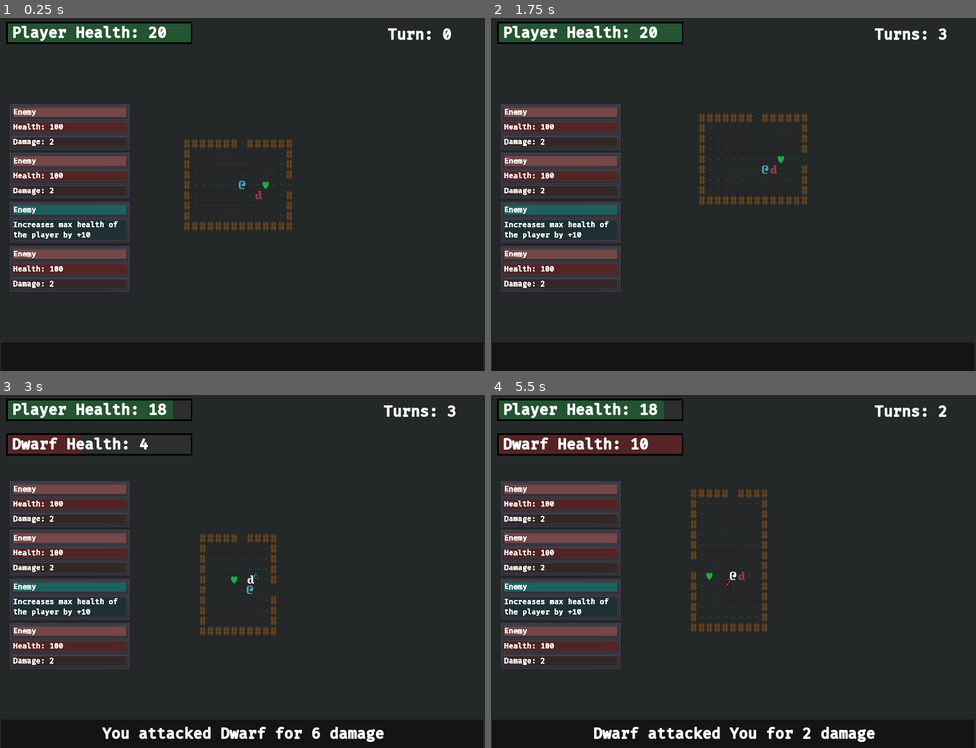
Above: before the commit, frames 1-4 (two rows, left to right).
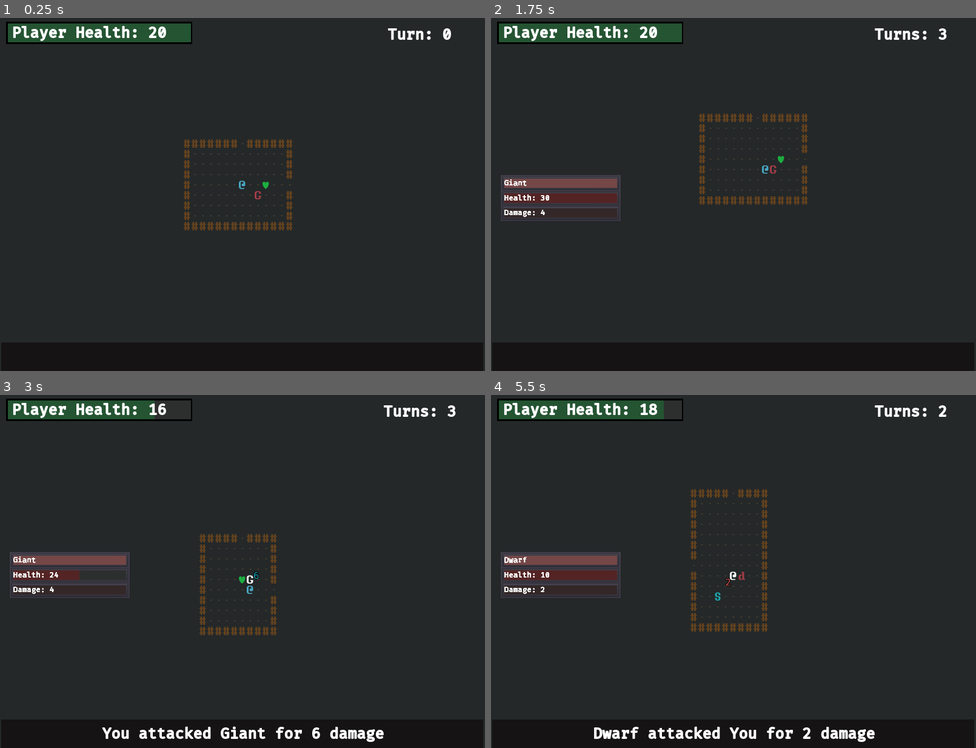
Above: after the commit, the same moments.

Repository: ZenCoderGames/ZRoguelikeGame
Game: Godot game, scene res://scene/main/MainScene.tscn
The game is run twice, just before and just after one commit, with the same random seed, the same clock (stepped at 60 frames per second) and the same inputs.
Inputs:
- Up to frame 1 (0.25 s): no input
- Up to frame 2 (1.75 s): hold Right (move_right) 0.53-1.28 s; tap S (cam_move_down) at 0.6 s; tap Enter at 1.25 s; hold Down (move_down) from 1.28 s (still down); tap A (cam_move_left) at 1.35 s
- Up to frame 3 (3 s): tap R (reset_dungeon) at 2 s; release Down (move_down) at 2.03 s; hold Right (move_right) 2.03-2.78 s; tap D (cam_move_right) at 2.1 s; hold Up (move_up) from 2.78 s (still down); tap W (cam_move_up) at 2.85 s
- Up to frame 4 (5.5 s): release Up (move_up) at 3.53 s; hold Left (move_left) 3.53-5.03 s; tap Q (cam_zoom_in) at 3.6 s; tap R (reset_dungeon) at 4.25, 5 s; tap E (cam_zoom_out) at 4.35 s; hold Down (move_down) from 5.03 s (still down); tap S (cam_move_down) at 5.1 s

The runs differ from the first frame. In frame 1, 7.3% of the frame differs, in the area x 2-54%, y 24-78%; in frame 2, 8.1%; in frame 3, 9.6%; in frame 4, 11%, in the area x 1-48%, y 10-78%.

Commit message:
InfoPanel

Diff:
--- a/entity/Dwarf.tscn
+++ b/entity/Dwarf.tscn
@@ -2,7 +2,7 @@
 
 [ext_resource path="res://resource/curses_vector_24x36.png" type="Texture" id=1]
 [ext_resource path="res://scripts/battle/instance/EnemyCharacter.gd" type="Script" id=2]
-[ext_resource path="res://scene/gui/DamageText.tscn" type="PackedScene" id=3]
+[ext_resource path="res://ui/battle/DamageText.tscn" type="PackedScene" id=3]
 
 [sub_resource type="AtlasTexture" id=1]
 flags = 4
--- a/entity/Giant.tscn
+++ b/entity/Giant.tscn
@@ -1,7 +1,7 @@
 [gd_scene load_steps=5 format=2]
 
 [ext_resource path="res://resource/curses_vector_24x36.png" type="Texture" id=1]
-[ext_resource path="res://scene/gui/DamageText.tscn" type="PackedScene" id=2]
+[ext_resource path="res://ui/battle/DamageText.tscn" type="PackedScene" id=2]
 [ext_resource path="res://scripts/battle/instance/EnemyCharacter.gd" type="Script" id=3]
 
 [sub_resource type="AtlasTexture" id=1]
--- a/entity/Player.tscn
+++ b/entity/Player.tscn
@@ -2,7 +2,7 @@
 
 [ext_resource path="res://resource/curses_vector_24x36.png" type="Texture" id=1]
 [ext_resource path="res://scripts/battle/instance/PlayerCharacter.gd" type="Script" id=2]
-[ext_resource path="res://scene/gui/DamageText.tscn" type="PackedScene" id=3]
+[ext_resource path="res://ui/battle/DamageText.tscn" type="PackedScene" id=3]
 
 [sub_resource type="AtlasTexture" id=1]
 flags = 4
--- a/resource/characters.json
+++ b/resource/characters.json
@@ -52,7 +52,7 @@
 				"actions": ["MOVE_PATHFIND", "MELEE_ATTACK"]
 			},
 			{
-				"disable": true,
+				"#disable": true,
 				"id": "GIANT_00",
 				"displayName": "Giant",
 				"path": "entity/Giant.tscn",
--- a/resource/items.json
+++ b/resource/items.json
@@ -3,7 +3,7 @@
 		{
 			"id": "SWORD_00",
 			"name": "Basic Sword",
-			"description": "Just a simple sword",
+			"description": "Just a simple sword (+2 damage)",
 			"path": "entity/items/Item_BasicSword.tscn",
 			"type": "EQUIPABLE",
 			"stats": [
@@ -16,7 +16,7 @@
 		{
 			"id": "SWORD_01",
 			"name": "Heavy Sword",
-			"description": "A heavier more powerful sword",
+			"description": "A heavier more powerful sword (+4 damage)",
 			"path": "entity/items/Item_HeavySword.tscn",
 			"type": "EQUIPABLE",
 			"stats": [
@@ -29,7 +29,7 @@
 		{
 			"id": "ARMOR_00",
 			"name": "Cloth Armor",
-			"description": "Simple clothing to protect you",
+			"description": "Simple clothing to protect you (+1 armor)",
 			"path": "entity/items/Item_ClothArmor.tscn",
 			"type": "EQUIPABLE",
 			"stats": [
@@ -41,8 +41,8 @@
 		},
 		{
 			"id": "HEALTH_POTION_00",
-			"name": "Small Health Potion",
-			"description": "A tiny health potion",
+			"name": "Small Health Potion (Consumable)",
+			"description": "A tiny health potion (+10 health)",
 			"path": "entity/items/Item_SmallHealingPotion.tscn",
 			"type": "CONSUMABLE",
 			"statModifiers": [
@@ -54,8 +54,8 @@
 		},
 		{
 			"id": "HEALTH_UPGRADE_00",
-			"name": "Blessing of health",
-			"description": "A boost to base health",
+			"name": "Blessing of health (Perk)",
+			"description": "A boost to base health (+10 max health)",
 			"path": "entity/items/Item_HealthUpgrade.tscn",
 			"type": "CONSUMABLE",
 			"statModifiers": [
--- a/scene/gui/MainGUI.tscn
+++ b/scene/gui/MainGUI.tscn
@@ -1,9 +1,7 @@
-[gd_scene load_steps=5 format=2]
+[gd_scene load_steps=3 format=2]
 
 [ext_resource path="res://themes/guiTheme.tres" type="Theme" id=1]
 [ext_resource path="res://scripts/battle/ui/BattleUI.gd" type="Script" id=2]
-[ext_resource path="res://scene/gui/CharacterUI.tscn" type="PackedScene" id=3]
-[ext_resource path="res://scene/gui/ItemUI.tscn" type="PackedScene" id=4]
 
 [node name="MainGUI" type="Control"]
 margin_right = 800.0
@@ -141,36 +139,10 @@
 align = 1
 valign = 1
 
-[node name="VBoxContainer" type="VBoxContainer" parent="."]
+[node name="InfoPanel" type="VBoxContainer" parent="."]
 margin_left = 15.0
 margin_top = 150.0
 margin_right = 415.0
 margin_bottom = 809.0
 rect_scale = Vector2( 0.5, 0.5 )
 alignment = 1
-
-[node name="PanelContainer" parent="VBoxContainer" instance=ExtResource( 3 )]
-margin_top = 17.0
-margin_right = 400.0
-margin_bottom = 174.0
-
-[node name="PanelContainer2" parent="VBoxContainer" instance=ExtResource( 3 )]
-margin_top = 178.0
-margin_right = 400.0
-margin_bottom = 335.0
-
-[node name="PanelContainer3" parent="VBoxContainer" instance=ExtResource( 3 )]
-visible = false
-margin_top = 322.0
-margin_right = 200.0
-margin_bottom = 479.0
-
-[node name="PanelContainer5" parent="VBoxContainer" instance=ExtResource( 4 )]
-margin_top = 339.0
-margin_right = 400.0
-margin_bottom = 481.0
-
-[node name="PanelContainer4" parent="VBoxContainer" instance=ExtResource( 3 )]
-margin_top = 485.0
-margin_right = 400.0
-margin_bottom = 642.0
--- a/scripts/battle/data/DungeonDataManager.gd
+++ b/scripts/battle/data/DungeonDataManager.gd
@@ -56,5 +56,4 @@
 	return enemyDataList[randi() % enemyDataList.size()]
 
 func get_random_item_data():
-	return itemDataList[4]
-	#return itemDataList[randi() % itemDataList.size()]
+	return itemDataList[randi() % itemDataList.size()]
--- a/scripts/battle/data/items/ItemData.gd
+++ b/scripts/battle/data/items/ItemData.gd
@@ -15,7 +15,7 @@
 		}"""
 
 var id:String
-var name:String
+var displayName:String
 var description:String
 var path:String
 var statDataList:Array
@@ -27,7 +27,7 @@
 
 func _init(itemDataJS, actionDataMap):
 	id = itemDataJS["id"]
-	name = itemDataJS["name"]
+	displayName = itemDataJS["name"]
 	description = itemDataJS["description"]
 	path = itemDataJS["path"]
 	var itemType = itemDataJS["type"]
--- a/scripts/battle/instance/Character.gd
+++ b/scripts/battle/instance/Character.gd
@@ -19,6 +19,7 @@
 var prevRoom = null
 
 signal OnCharacterMove(x, y)
+signal OnCharacterMoveToCell()
 signal OnCharacterRoomChanged(newRoom)
 signal OnStatChanged(character)
 signal OnDeath()
@@ -78,6 +79,7 @@
 		prevRoom = currentRoom
 		emit_signal("OnCharacterRoomChanged", cell.room)
 	currentRoom = cell.room
+	emit_signal("OnCharacterMoveToCell")
 
 # STATS
 func get_stat_value(statType):
@@ -131,6 +133,7 @@
 	for stat in stats:
 		if stat.type == statModifierData.type:
 			stat.baseValue = stat.baseValue + statModifierData.baseValue
+			stat.value = stat.value + statModifierData.baseValue
 			stat.value = stat.value + statModifierData.value
 			stat.value = clamp(stat.value, 0, stat.baseValue)
 			emit_signal("OnStatChanged", self)
--- a/scripts/battle/instance/Dungeon.gd
+++ b/scripts/battle/instance/Dungeon.gd
@@ -8,6 +8,7 @@
 signal OnTurnCompleted()
 signal OnAttack(attacker, defender, damageValue)
 signal OnKill(attacker, defender)
+signal OnEnemyMovedAdjacentToPlayer(enemy)
 
 var rooms:Array = []
 const intersectionBuffer:int = 0
@@ -217,6 +218,11 @@
 
 	startRoom.generate_items(1)
 
+	for room in rooms:
+		if !room.isStartRoom:
+			room.generate_items(randi() % 2)
+			#room.generate_enemies(1)
+
 func _init_player():
 	var cell:DungeonCell = rooms[0].get_safe_starting_cell()
 	player = load_character(loadedScenes, cell, dataManager.playerData, Constants.ENTITY_TYPE.DYNAMIC, Constants.pc, Constants.TEAM.PLAYER)
@@ -283,7 +289,7 @@
 
 func load_item(parentContainer, cell, itemData, entityType, groupName):
 	var itemPrefab := load(str("res://", itemData.path))
-	var itemObject = Utils.create_scene(parentContainer, itemData.name, itemPrefab, groupName, cell)
+	var itemObject = Utils.create_scene(parentContainer, itemData.displayName, itemPrefab, groupName, cell)
 	cell.init_entity(itemObject, entityType)
 	itemObject.init(itemData, cell)
 	return itemObject
--- a/scripts/battle/instance/DungeonCell.gd
+++ b/scripts/battle/instance/DungeonCell.gd
@@ -161,11 +161,20 @@
 func is_middle_of_bot_edge():
 	return is_bot_edge() and col == room.maxCols/2
 
-func is_x_adjacent(cell):
-	return abs(pos.x - cell.pos.x) == Constants.STEP_X+1
+func is_x_adjacent(newCell):
+	return abs(pos.x - newCell.pos.x) == Constants.STEP_X+1
 
-func is_y_adjacent(cell):
-	return abs(pos.y - cell.pos.y) == Constants.STEP_Y+1
+func is_y_adjacent(newCell):
+	return abs(pos.y - newCell.pos.y) == Constants.STEP_Y+1
+
+func is_row_adjacent(newCell):
+	return abs(row - newCell.row) == 1
+
+func is_col_adjacent(newCell):
+	return abs(col - newCell.col) == 1
+
+func is_rowcol_adjacent(cell):
+	return is_row_adjacent(cell) or is_col_adjacent(cell)
 
 func is_x_identical(cell):
 	return abs(pos.x - cell.pos.x) == 0
--- a/scripts/battle/instance/DungeonRoom.gd
+++ b/scripts/battle/instance/DungeonRoom.gd
@@ -319,6 +319,9 @@
 
 # HELPERS
 func get_cell(r:int, c:int):
+	if r<0 or c<0 or r>=maxRows or c>=maxCols:
+		return null
+
 	return cells[r * maxCols + c]
 
 func get_safe_starting_cell():
--- a/scripts/battle/instance/EnemyCharacter.gd
+++ b/scripts/battle/instance/EnemyCharacter.gd
@@ -10,3 +10,10 @@
 		if action.can_execute():
 			action.execute()
 			break
+
+func move_to_cell(newCell):
+	.move_to_cell(newCell)
+
+	if Dungeon.player!=null:
+		if(newCell.is_rowcol_adjacent(Dungeon.player.cell)):
+			Dungeon.emit_signal("OnEnemyMovedAdjacentToPlayer", self)
--- a/scripts/battle/instance/PlayerCharacter.gd
+++ b/scripts/battle/instance/PlayerCharacter.gd
@@ -1,6 +1,13 @@
 extends Character
 
 class_name PlayerCharacter
+
+signal OnNearbyEntityFound(entity)
+
+func init(charData, teamVal):
+	.init(charData, teamVal)
+
+	Dungeon.connect("OnEnemyMovedAdjacentToPlayer", self, "on_enemy_moved_adjacent")
 
 func update():
 	.update()
@@ -12,3 +19,22 @@
 		return
 
 	.take_damage(entity, dmg)
+
+func move_to_cell(newCell):
+	.move_to_cell(newCell)
+
+	check_for_nearby_entities()
+
+func on_enemy_moved_adjacent(enemy):
+	check_for_nearby_entities()
+
+func check_for_nearby_entities():
+	notify_if_nearby_entity(cell.row-1, cell.col)
+	notify_if_nearby_entity(cell.row+1, cell.col)
+	notify_if_nearby_entity(cell.row, cell.col-1)
+	notify_if_nearby_entity(cell.row, cell.col+1)
+
+func notify_if_nearby_entity(r:int, c:int):
+	var cell = currentRoom.get_cell(r, c)
+	if cell!=null and cell.has_entity() and cell.is_entity_type(Constants.ENTITY_TYPE.DYNAMIC):
+		emit_signal("OnNearbyEntityFound", cell.entityObject)
--- a/scripts/battle/instance/items/Item.gd
+++ b/scripts/battle/instance/items/Item.gd
@@ -22,3 +22,9 @@
 	if cell.entityObject!=null:
 		cell.entityObject.hide()
 	cell.clear_entity()
+
+func get_display_name():
+	return data.displayName
+
+func get_description():
+	return data.description
--- a/scripts/battle/ui/BattleUI.gd
+++ b/scripts/battle/ui/BattleUI.gd
@@ -6,14 +6,16 @@
 # details
 onready var detailsUI:Node = get_node("DetailsUI")
 onready var detailsLabel:Label = get_node("DetailsUI/DetailsLabel")
-# health
+# player health
 onready var healthBar:ColorRect = get_node("PlayerStats/PlayerHealth/HealthBar")
 onready var healthLabel:Label = get_node("PlayerStats/PlayerHealth/HealthLabel")
 var originalHealthRect:Vector2
-onready var enemyHealthUI:Node = get_node("PlayerStats/EnemyHealth")
-onready var enemyHealthBar:ColorRect = get_node("PlayerStats/EnemyHealth/HealthBar")
-onready var enemyHealthLabel:Label = get_node("PlayerStats/EnemyHealth/HealthLabel")
+# info panel
+onready var infoPanel:Node = get_node("InfoPanel")
+var infoPanelObjects:Array = []
 var registeredEnemies:Dictionary = {}
+const CharacterUI := preload("res://ui/battle/CharacterUI.tscn")
+const ItemUI := preload("res://ui/battle/ItemUI.tscn")
 # death UI
 onready var deathUI:Node = get_node("DeathUI")
 
@@ -33,6 +35,8 @@
 	Dungeon.player.connect("OnStatChanged", self, "_on_player_stat_changed")
 	Dungeon.player.connect("OnDeath", self, "_on_player_death")
 
+	Dungeon.player.connect("OnCharacterMoveToCell", self, "_on_player_move")
+	Dungeon.player.connect("OnNearbyEntityFound", self, "_on_entity_nearby")
 	Dungeon.player.connect("OnItemPicked", self, "_on_item_picked")
 
 	_on_player_stat_changed(Dungeon.player)
@@ -41,10 +45,11 @@
 	turnLabel.text = str("Turns: ", Dungeon.turnsTaken)
 
 func _on_attack(attacker, defender, damage):
-	#detailsUI.visible = true
-	enemyHealthUI.visible = true
 	detailsLabel.text = str(attacker.displayName, " attacked ", defender.displayName, " for ", damage, " damage")
 
+	#_refresh_info_panel()
+
+	""""
 	if defender.team==Constants.TEAM.ENEMY and !registeredEnemies.has(defender):
 		defender.connect("OnStatChanged", self, "_on_enemy_stat_changed")
 		registeredEnemies[defender] = true
@@ -52,19 +57,21 @@
 	if defender.team==Constants.TEAM.ENEMY:
 		_on_enemy_stat_changed(defender)
 	else:
-		_on_enemy_stat_changed(attacker)
+		_on_enemy_stat_changed(attacker)"""
 
 func _on_kill(attacker, defender):
+	# Info panel
+	_info_panel_handle_death(defender)
+
+	# Details panel
 	detailsUI.visible = true
 	detailsLabel.text = str(attacker.displayName, " killed ", defender.displayName)
-	if defender.team==Constants.TEAM.ENEMY:
-		enemyHealthUI.visible = false
 	yield(get_tree().create_timer(1), "timeout")
 	detailsUI.visible = false
 
 func _on_item_picked(item):
 	detailsUI.visible = true
-	detailsLabel.text = str(item.data.name, " picked up ")
+	detailsLabel.text = str(item.data.displayName, " picked up ")
 	yield(get_tree().create_timer(1), "timeout")
 	detailsUI.visible = false
 
@@ -74,11 +81,52 @@
 	var pctHealth:float = float(character.get_health())/float(character.get_max_health())
 	healthBar.rect_size = Vector2(pctHealth * originalHealthRect.x, originalHealthRect.y)
 
-func _on_enemy_stat_changed(character:Character):
-	# Update Health
-	enemyHealthLabel.text = str(character.displayName, " Health: ", character.get_health())
-	var pctHealth:float = float(character.get_health())/float(character.get_max_health())
-	enemyHealthBar.rect_size = Vector2(pctHealth * originalHealthRect.x, originalHealthRect.y)
-
 func _on_player_death():
 	deathUI.visible = true
+
+# INFO PANEL
+func _on_player_move():
+	for infoObject in infoPanelObjects:
+		infoPanel.remove_child(infoObject)
+		if weakref(infoObject).get_ref():
+			infoObject.queue_free()
+
+	infoPanelObjects.clear()
+
+func _on_entity_nearby(entity):
+	if _info_panel_has_entity(entity):
+		return
+
+	if entity is Character:
+		var newCharUI = CharacterUI.instance()
+		infoPanel.add_child(newCharUI)
+		infoPanelObjects.append(newCharUI)
+		newCharUI.init(entity)
+	elif entity is Item:
+		var newItemUI = ItemUI.instance()
+		infoPanel.add_child(newItemUI)
+		infoPanelObjects.append(newItemUI)
+		newItemUI.init(entity)
+
+func _refresh_info_panel():
+	for infoObject in infoPanelObjects:
+		infoObject.update_ui()
+
+func _info_panel_handle_death(character):
+	for infoObject in infoPanelObjects:
+		if !weakref(infoObject).get_ref():
+			continue
+
+		if infoObject.has_entity(character):
+			infoPanel.remove_child(infoObject)
+			infoObject.queue_free()
+
+func _info_panel_has_entity(entity):
+	for infoObject in infoPanelObjects:
+		if !weakref(infoObject).get_ref():
+			continue
+
+		if infoObject.has_entity(entity):
+			return true
+
+	return false
--- a/scripts/battle/ui/CharacterUI.gd
+++ b/scripts/battle/ui/CharacterUI.gd
@@ -1,8 +1,41 @@
 extends Node
 
-onready var entityHealthBar:ColorRect = get_node("HealthBar")
-onready var entityHealthLabel:Label = get_node("HealthLabel")
+onready var baseContainer:PanelContainer = get_node(".")
+onready var nameLabel:Label = get_node("VBoxContainer/PanelContainer/NameLabel")
+onready var healthBar:ColorRect = get_node("VBoxContainer/PanelContainer3/HealthBar")
+onready var healthLabel:Label = get_node("VBoxContainer/PanelContainer3/HealthLabel")
+onready var descLabel:Label = get_node("VBoxContainer/PanelContainer2/DescLabel")
+
+export var baseContainerFlashColor:Color
+export var healthBarFlashColor:Color
+
+var originalHealthRect
+var originalHealthBarColor:Color
+var character:Character
+
+func _ready():
+	originalHealthRect = healthBar.rect_size
+	originalHealthBarColor = healthBar.color
 
 func init(entityObj):
-	# TODO: Populate this list for enemy and items
-	pass
+	character = entityObj as Character
+	nameLabel.text = character.displayName
+	descLabel.text = str("Damage: ", character.get_damage())
+	character.connect("OnStatChanged", self, "_on_stat_changed")
+	_update_ui()
+
+func _on_stat_changed(characterRef):
+	baseContainer.self_modulate = baseContainerFlashColor
+	healthBar.color = healthBarFlashColor
+	yield(get_tree().create_timer(0.075), "timeout")
+	_update_ui()
+	healthBar.color = originalHealthBarColor
+	baseContainer.self_modulate = Color.white
+
+func _update_ui():
+	healthLabel.text = str("Health: ", character.get_health())
+	var pctHealth:float = float(character.get_health())/float(character.get_max_health())
+	healthBar.rect_size = Vector2(pctHealth * originalHealthRect.x, originalHealthRect.y)
+
+func has_entity(entity):
+	return character == entity
--- a/scripts/battle/ui/ItemUI.gd
+++ b/scripts/battle/ui/ItemUI.gd
@@ -1,8 +1,14 @@
 extends Node
 
-onready var entityHealthBar:ColorRect = get_node("HealthBar")
-onready var entityHealthLabel:Label = get_node("HealthLabel")
+onready var nameLabel:Label = get_node("VBoxContainer/PanelContainer/NameLabel")
+onready var descLabel:Label = get_node("VBoxContainer/PanelContainer3/DescLabel")
+
+var item:Item
 
 func init(entityObj):
-	# TODO: Populate this list for enemy and items
-	pass
+	item = entityObj as Item
+	nameLabel.text = item.get_display_name()
+	descLabel.text = item.get_description()
+
+func has_entity(entity):
+	return item == entity
--- a/scene/gui/CharacterUI.tscn
+++ b/ui/battle/CharacterUI.tscn
@@ -1,11 +1,15 @@
-[gd_scene load_steps=2 format=2]
+[gd_scene load_steps=3 format=2]
 
 [ext_resource path="res://themes/guiTheme.tres" type="Theme" id=1]
+[ext_resource path="res://scripts/battle/ui/CharacterUI.gd" type="Script" id=2]
 
 [node name="PanelContainer" type="PanelContainer"]
 margin_top = 112.0
 margin_right = 300.0
 margin_bottom = 269.0
+script = ExtResource( 2 )
+baseContainerFlashColor = Color( 0.843137, 0.596078, 0.596078, 1 )
+healthBarFlashColor = Color( 0.460938, 0.250275, 0.250275, 1 )
 
 [node name="VBoxContainer" type="VBoxContainer" parent="."]
 margin_left = 7.0
@@ -24,7 +28,7 @@
 margin_bottom = 38.0
 color = Color( 0.462745, 0.282353, 0.282353, 1 )
 
-[node name="HealthLabel" type="Label" parent="VBoxContainer/PanelContainer"]
+[node name="NameLabel" type="Label" parent="VBoxContainer/PanelContainer"]
 margin_left = 7.0
 margin_top = 7.0
 margin_right = 279.0
--- a/scene/gui/ItemUI.tscn
+++ b/ui/battle/ItemUI.tscn
@@ -1,11 +1,13 @@
-[gd_scene load_steps=2 format=2]
+[gd_scene load_steps=3 format=2]
 
 [ext_resource path="res://themes/guiTheme.tres" type="Theme" id=1]
+[ext_resource path="res://scripts/battle/ui/ItemUI.gd" type="Script" id=2]
 
 [node name="PanelContainer" type="PanelContainer"]
 margin_top = 112.0
 margin_right = 300.0
 margin_bottom = 157.0
+script = ExtResource( 2 )
 
 [node name="VBoxContainer" type="VBoxContainer" parent="."]
 margin_left = 7.0
@@ -24,7 +26,7 @@
 margin_bottom = 38.0
 color = Color( 0.117647, 0.384314, 0.376471, 1 )
 
-[node name="HealthLabel" type="Label" parent="VBoxContainer/PanelContainer"]
+[node name="NameLabel" type="Label" parent="VBoxContainer/PanelContainer"]
 margin_left = 7.0
 margin_top = 7.0
 margin_right = 279.0
@@ -44,7 +46,7 @@
 margin_bottom = 106.0
 color = Color( 0.12549, 0.192157, 0.207843, 1 )
 
-[node name="HealthLabel" type="Label" parent="VBoxContainer/PanelContainer3"]
+[node name="DescLabel" type="Label" parent="VBoxContainer/PanelContainer3"]
 margin_left = 7.0
 margin_top = 7.0
 margin_right = 279.0
Not shown, changed: todoProgress.txt
Renamed: scene/gui/DamageText.tscn -> ui/battle/DamageText.tscn
